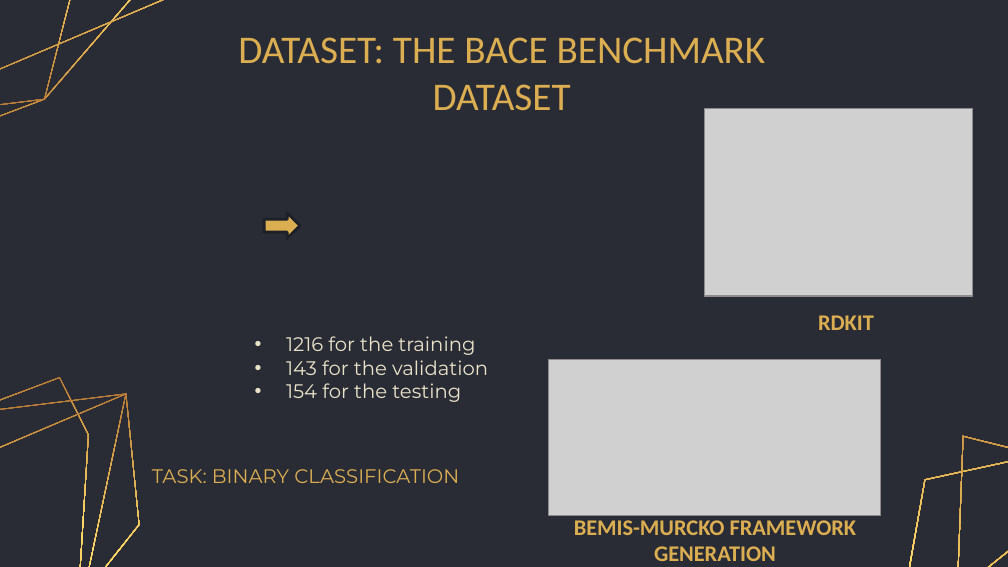
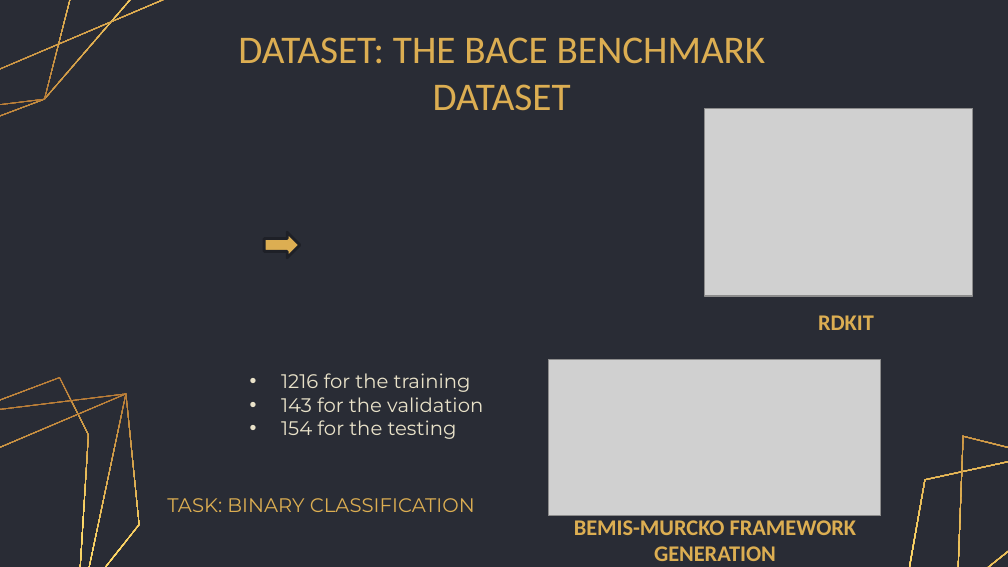
Before and after one commit to gretagrassmann/Machine-Learning-Exam, a slide deck: slide 6 of ML_presentation.pptx. Drawn at 1008x567 pixels with LibreOffice and Linux fonts; fonts in the diff are those of the drawing; grey boxes stand for pictures. Boxes give left, top, right and bottom in pixels: in the first picture for what was removed or moved away, otherwise in the second. Text is boxed around its words. In the diff, an @@ line names an element or a change of style, - is before the commit and + after.

```diff
--- a/ML_presentation.pptx
+++ b/ML_presentation.pptx
@@ right arrow: place and size @@
-right arrow at bbox=[264, 213, 300, 238]
+right arrow at bbox=[264, 232, 300, 257]
@@ text "1216 for the training": place and size @@
-text "1216 for the training" at bbox=[286, 336, 488, 402]
+text "1216 for the training" at bbox=[281, 373, 483, 439]
@@ text "TASK: BINARY CLASSIFICATION": place and size @@
-text "TASK: BINARY CLASSIFICATION" at bbox=[152, 469, 459, 483]
+text "TASK: BINARY CLASSIFICATION" at bbox=[167, 498, 475, 512]
```
Also in this commit, not shown: 5 other slides changed.
